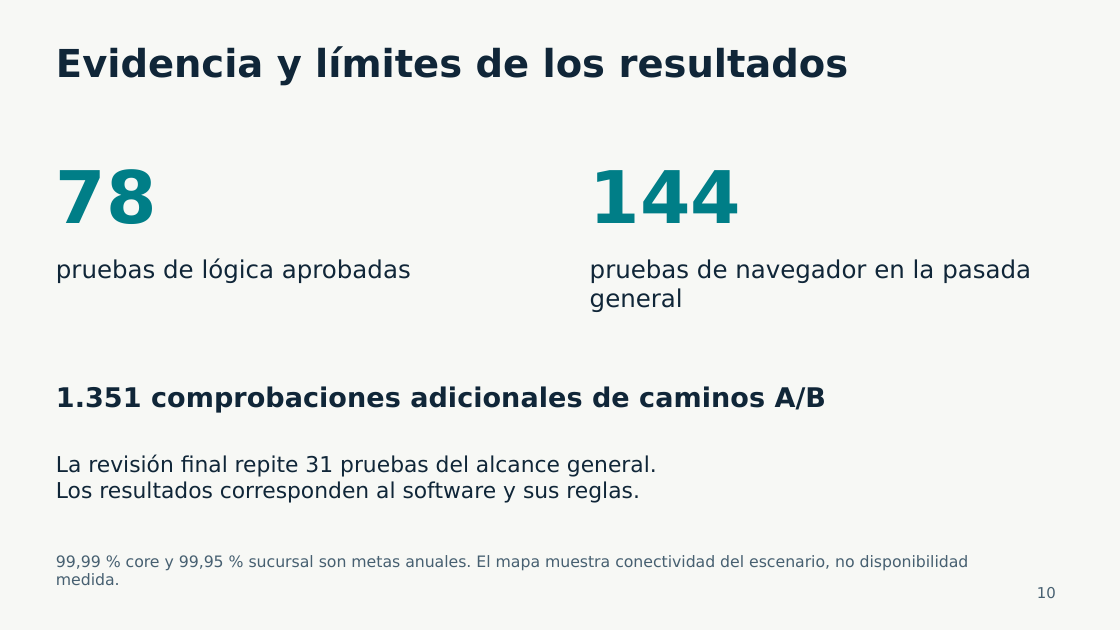
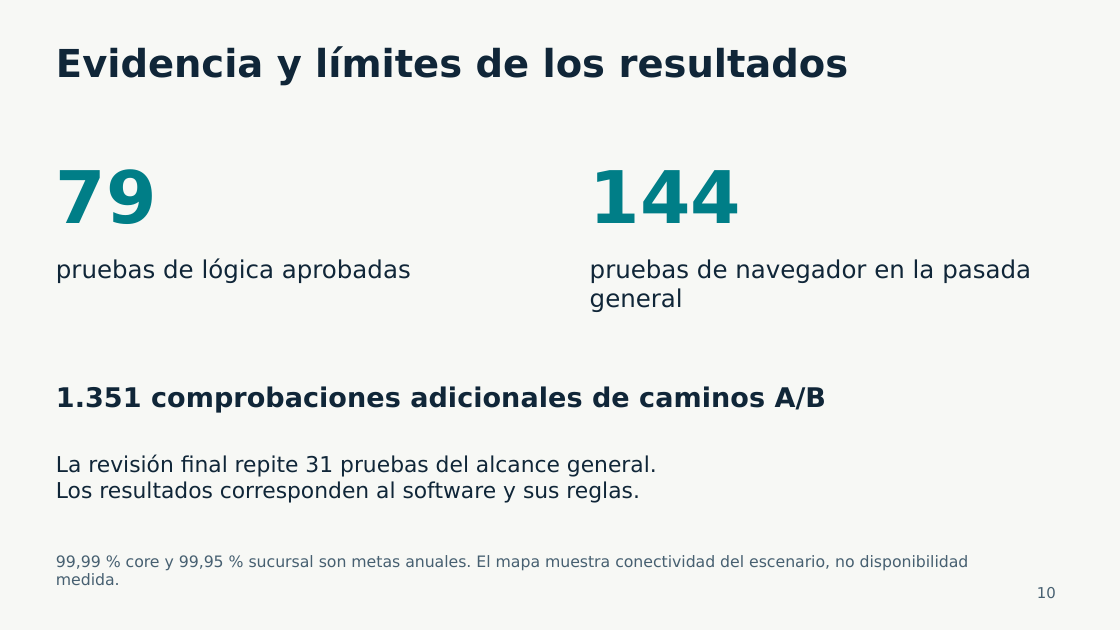
Before and after one commit to hu-herrera/financiera-pacifico-entrega-docente, a slide deck: slide 10 of Presentacion/Avance_Financiera_Pacifico_30_oct_2026.pptx. Drawn at 1120x630 pixels with LibreOffice and Linux fonts; fonts in the diff are those of the drawing. Boxes give left, top, right and bottom in pixels: in the first picture for what was removed or moved away, otherwise in the second. Text is boxed around its words. In the diff, an @@ line names an element or a change of style, - is before the commit and + after.

```diff
--- a/Presentacion/Avance_Financiera_Pacifico_30_oct_2026.pptx
+++ b/Presentacion/Avance_Financiera_Pacifico_30_oct_2026.pptx
@@ text at [56, 169, 157, 224]: text changed @@
-78
+79
```
Also in this commit, not shown: 6 other slides changed, 19 other files.
